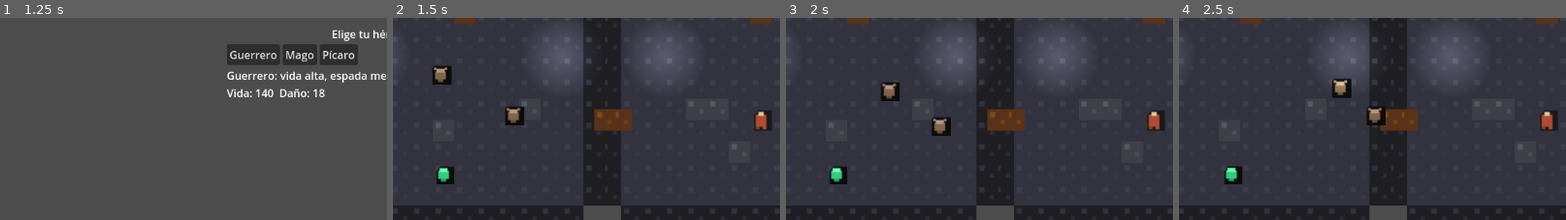
Above: before the commit, frames 1-4 (left to right).
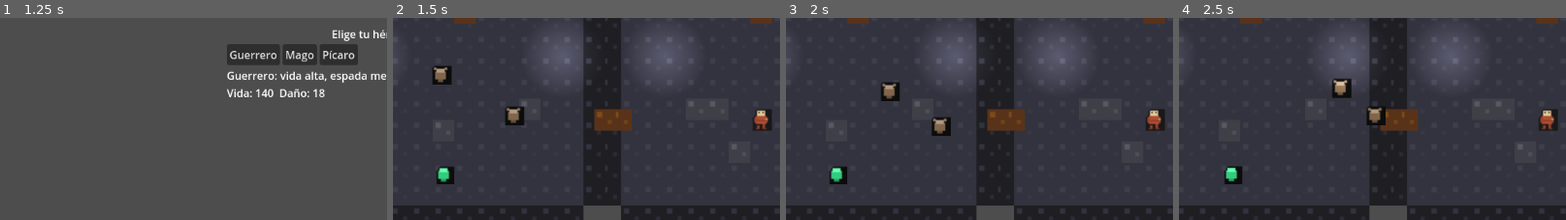
Above: after the commit, the same moments.

Repository: pabloxtoon-byte/lacebolla
Game: Godot game, scene res://Scenes/MainMenu.tscn
Two runs of this game, one before a commit and one after it. Both use one fixed random seed, a clock stepped at 60 frames per second and the inputs below.
Inputs (mouse positions are % of the whole screen's width and height, from its top left):
- Up to frame 1 (1.25 s): click "Jugar" at 0.5 s
- Up to frame 2 (1.5 s): click "Guerrero" at 1.25 s
- Up to frame 3 (2 s): no input
- Up to frame 4 (2.5 s): move the mouse to (72, 48) at 2.02 s
The pictures show only the part of the screen within x 3-52%, y 28-78%; the shares and areas given below are measured in that part.

Frame 1 is identical in both runs. In frame 2, 0.2% of the frame differs, in the area x 92-97%, y 44-56%; in frame 3, 0.2%; in frame 4, 0.2%.

Commit message:
Improve procedural player sprites

Diff:
--- a/Scripts/ProceduralSprite.gd
+++ b/Scripts/ProceduralSprite.gd
@@ -27,14 +27,28 @@
 	for i in range(4):
 		var img: Image = Image.create(16, 16, false, Image.FORMAT_RGBA8)
 		img.fill(Color(0, 0, 0, 0))
-		_fill_rect(img, Rect2i(4, 4, 8, 9), body_color)
-		_fill_rect(img, Rect2i(6, 2, 4, 3), accent_color)
-		_fill_rect(img, Rect2i(4, 13, 3, 2), body_color.darkened(0.2))
-		_fill_rect(img, Rect2i(9, 13, 3, 2), body_color.darkened(0.2))
+		# Head + face
+		_fill_rect(img, Rect2i(5, 1, 6, 4), accent_color)
+		_fill_rect(img, Rect2i(6, 2, 1, 1), Color(0.1, 0.1, 0.1))
+		_fill_rect(img, Rect2i(9, 2, 1, 1), Color(0.1, 0.1, 0.1))
+		# Torso + belt
+		_fill_rect(img, Rect2i(4, 5, 8, 6), body_color)
+		_fill_rect(img, Rect2i(4, 8, 8, 1), body_color.darkened(0.2))
+		# Arms
+		_fill_rect(img, Rect2i(3, 6, 2, 4), body_color.darkened(0.1))
+		_fill_rect(img, Rect2i(11, 6, 2, 4), body_color.darkened(0.1))
+		# Weapon/robe accent on right arm
+		_fill_rect(img, Rect2i(11, 7, 2, 1), accent_color.darkened(0.2))
+		# Legs (animate)
 		if i % 2 == 0:
-			_fill_rect(img, Rect2i(4, 13, 3, 2), body_color)
+			_fill_rect(img, Rect2i(5, 11, 2, 3), body_color.darkened(0.15))
+			_fill_rect(img, Rect2i(9, 12, 2, 3), body_color.darkened(0.15))
 		else:
-			_fill_rect(img, Rect2i(9, 13, 3, 2), body_color)
+			_fill_rect(img, Rect2i(5, 12, 2, 3), body_color.darkened(0.15))
+			_fill_rect(img, Rect2i(9, 11, 2, 3), body_color.darkened(0.15))
+		# Feet
+		_fill_rect(img, Rect2i(4, 14, 3, 1), body_color.darkened(0.3))
+		_fill_rect(img, Rect2i(9, 14, 3, 1), body_color.darkened(0.3))
 		_outline(img, Color(0.1, 0.1, 0.1))
 		var tex: Texture2D = ImageTexture.create_from_image(img)
 		frames.add_frame("walk", tex)
